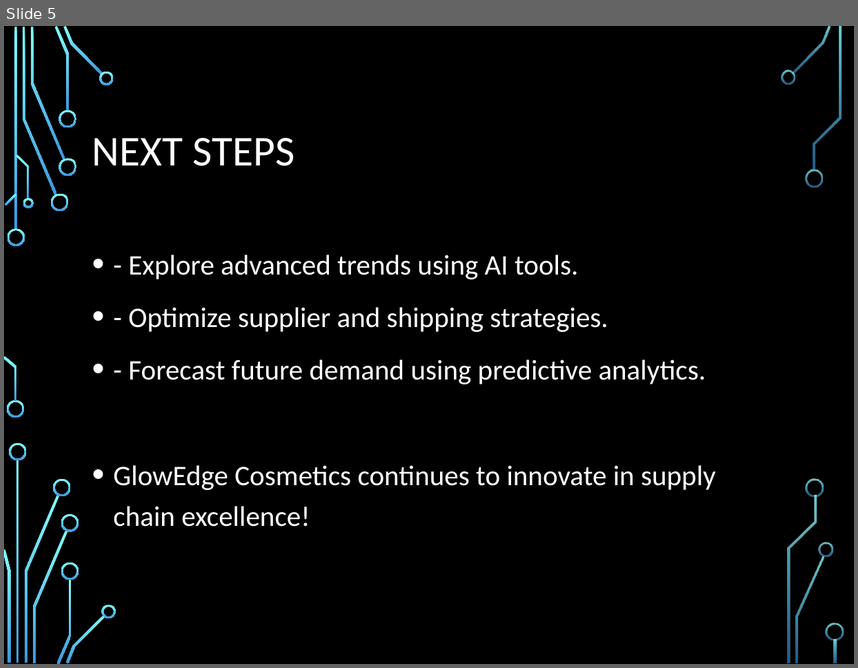
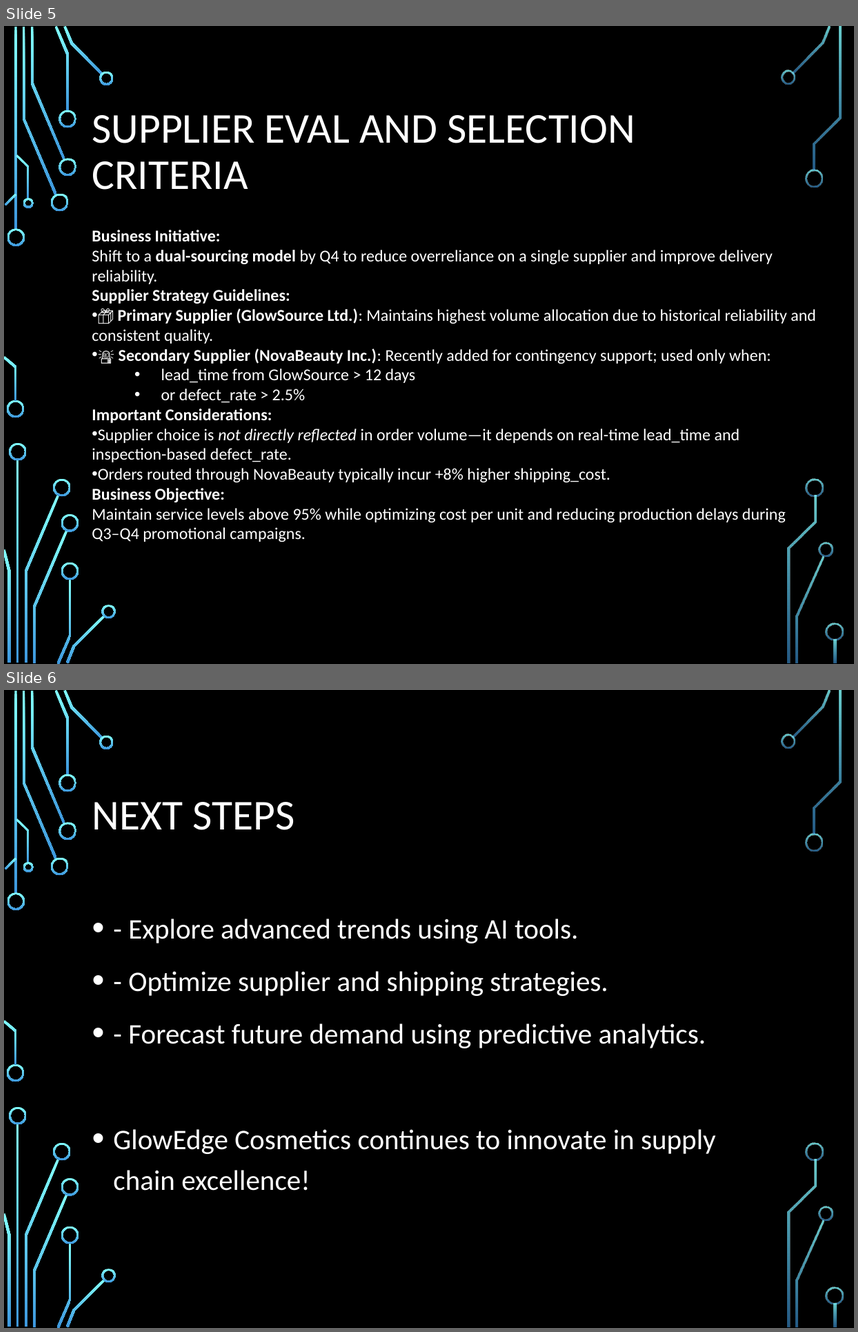
Before and after one commit to alkhalifas/insight-assistant, a slide deck: data/supply_chain_presentation_final.pptx. Shown one above the other, each under a label of ours: slide 5 before the commit, slides 5 and 6 after it. The pictures are 858x668 and 858x1332 pixels, drawn with LibreOffice and Linux fonts; fonts in the diff are those of the drawing; background and template pictures are left out. Boxes give left, top, right and bottom in pixels: in the first picture for what was removed or moved away, otherwise in the second. Text is boxed around its words. In the diff, an @@ line names an element or a change of style, - is before the commit and + after.

```diff
--- a/data/supply_chain_presentation_final.pptx
+++ b/data/supply_chain_presentation_final.pptx
@@ slide 5 added at (x1=4, y1=26, x2=854, y2=664), background picture (left out); not listed: 36 template elements that a slide beside it also shows @@
@@ title added at (x1=92, y1=115, x2=635, y2=190), 36 pt, text #FFFFFF @@
+SUPPLIER EVAL AND SELECTION CRITERIA
@@ text added at (x1=92, y1=230, x2=816, y2=541), 14 pt, text #FFFFFF @@
+Business Initiative:
+Shift to a dual-sourcing model by Q4 to reduce overreliance on a single supplier and improve delivery reliability.
+Supplier Strategy Guidelines:
+• 📦 Primary Supplier (GlowSource Ltd.): Maintains highest volume allocation due to historical reliability and consistent quality.
+• 🚨 Secondary Supplier (NovaBeauty Inc.): Recently added for contingency support; used only when:
+  • lead_time from GlowSource > 12 days
+  • or defect_rate > 2.5%
+Important Considerations:
+• Supplier choice is not directly reflected in order volume—it depends on real-time lead_time and inspection-based defect_rate.
+• Orders routed through NovaBeauty typically incur +8% higher shipping_cost.
+Business Objective:
+Maintain service levels above 95% while optimizing cost per unit and reducing production delays during Q3–Q4 promotional campaigns.
@@ what was slide 5 is now slide 6 @@
```
Also in this commit, not shown: 1 slide changed.
